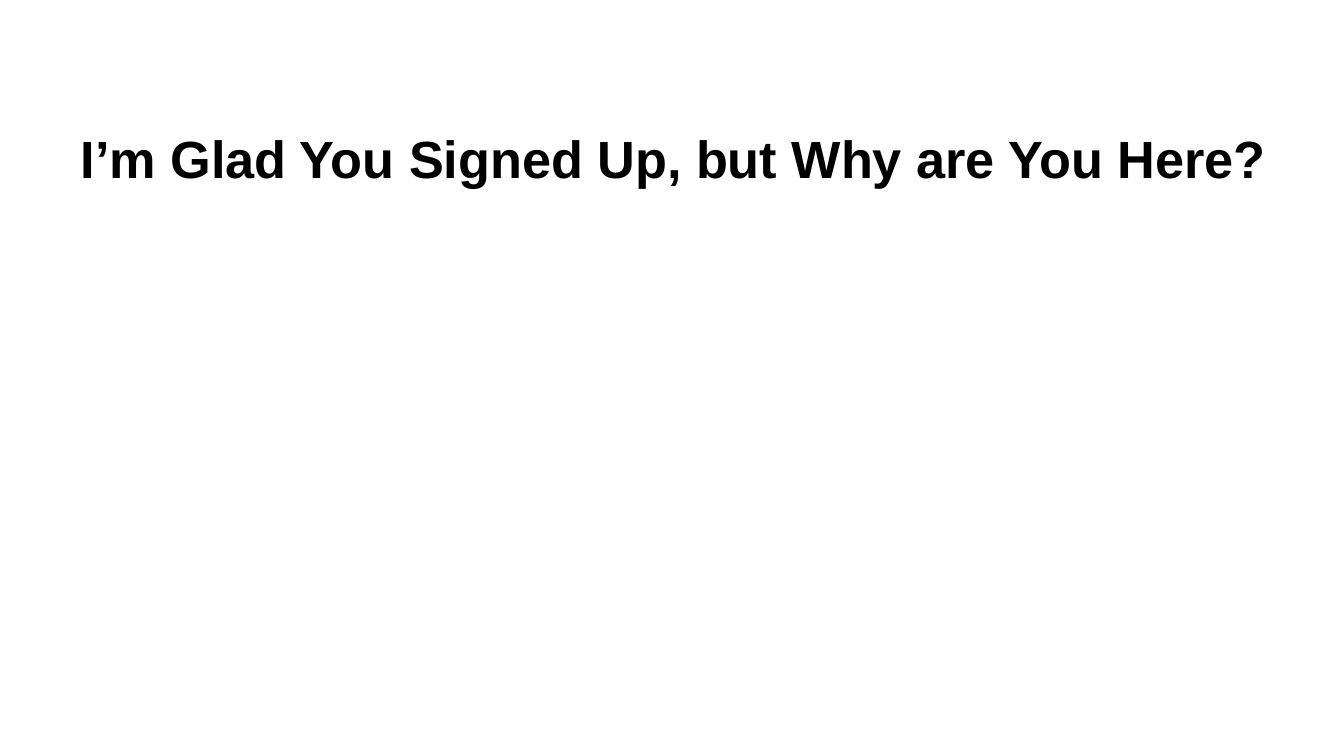
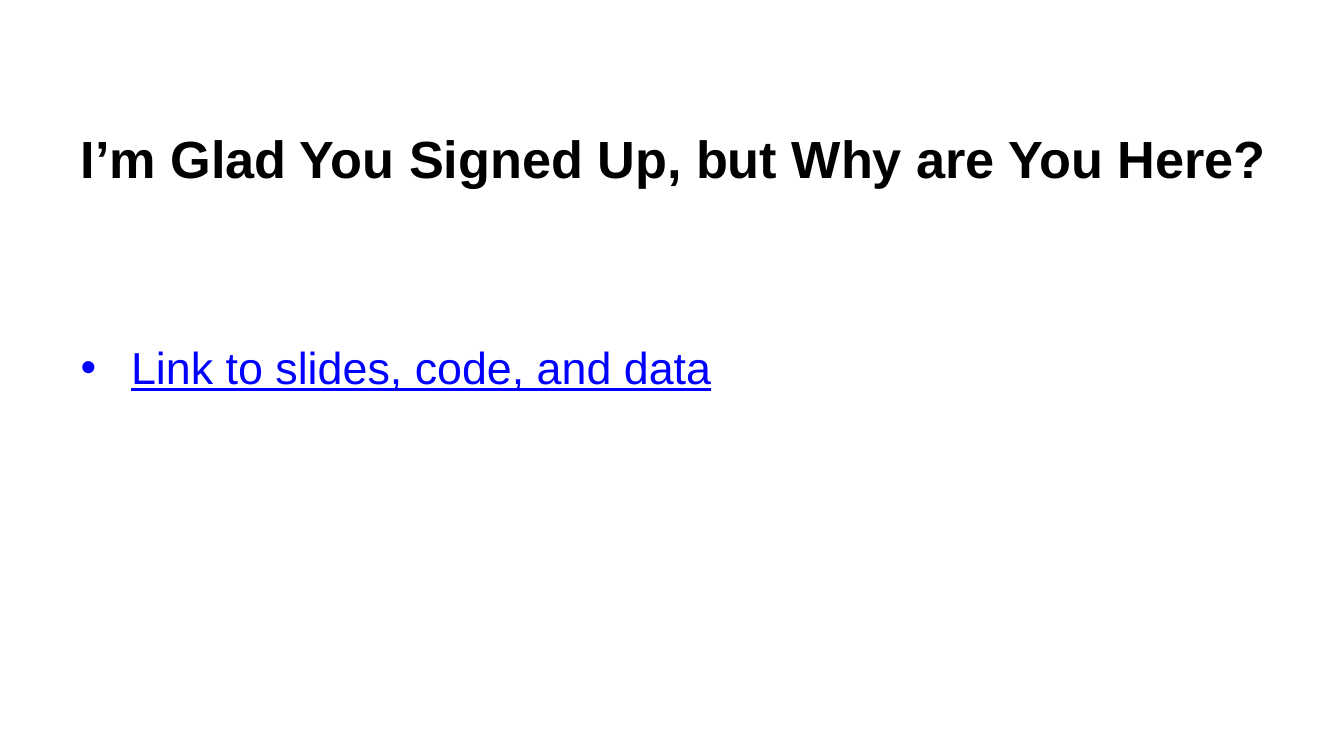
Before and after one commit to krisawilson/knn-workshop-spr25, a slide deck: slide 7 of k-nearest-neighbors.pptx. Drawn at 1344x756 pixels with LibreOffice and Linux fonts; fonts in the diff are those of the drawing; background and template pictures are left out. Boxes give left, top, right and bottom in pixels: in the first picture for what was removed or moved away, otherwise in the second. Text is boxed around its words. In the diff, an @@ line names an element or a change of style, - is before the commit and + after.

Commit message:
update slides

```diff
--- a/k-nearest-neighbors.pptx
+++ b/k-nearest-neighbors.pptx
@@ text added at bbox=[131, 351, 711, 391], 24 pt, text #0000FF, underline @@
+• Link to slides, code, and data
```
Also in this commit, not shown: 1 other slide changed, 1 slide added, 1 other file.
